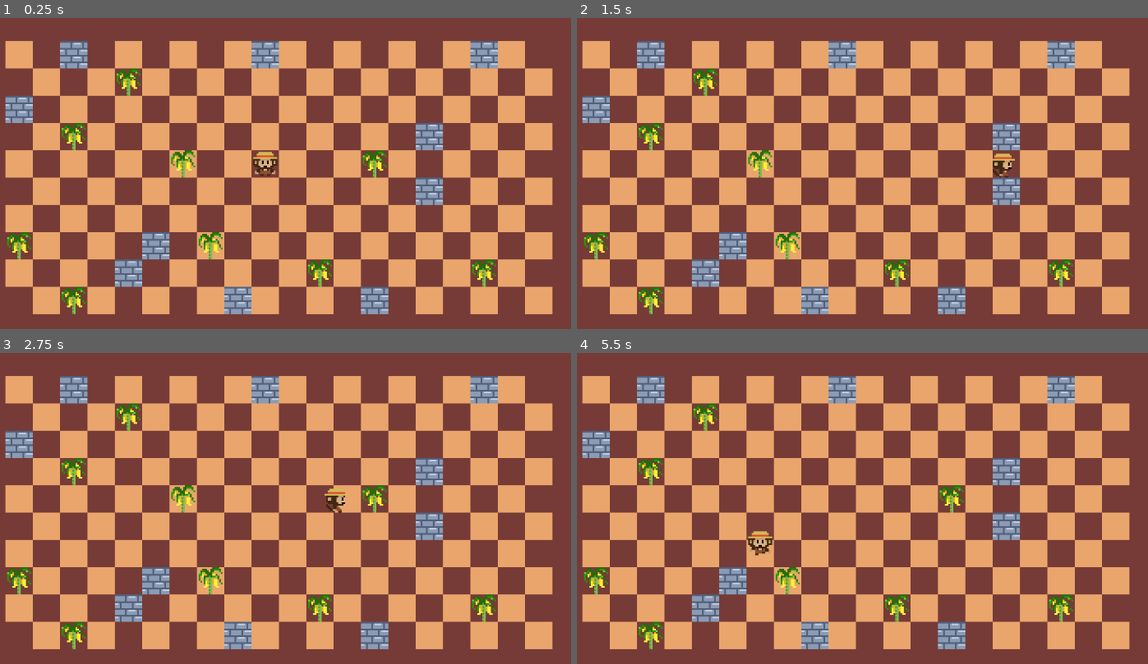
Above: before the commit, frames 1-4 (two rows, left to right).
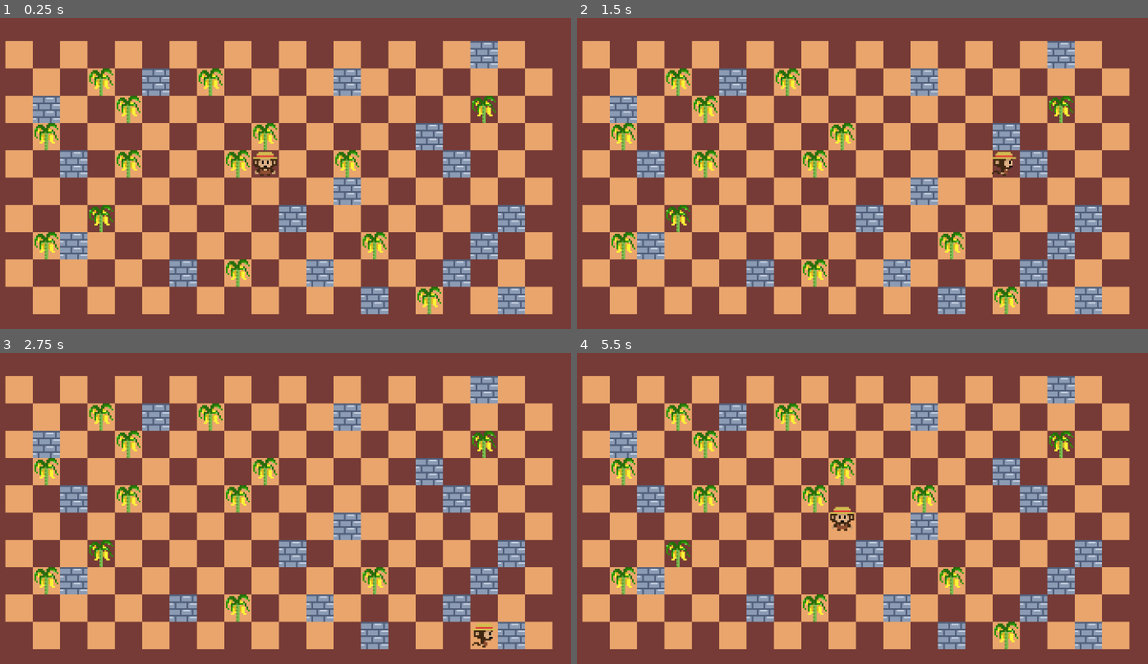
Above: after the commit, the same moments.

Repository: oneseedfruit/ludum-dare-52
Game: Godot game, scene res://game.tscn
Same seed, same stepped clock (60 frames per second), same inputs: the game is played once before the commit and once after it.
Inputs:
- Up to frame 1 (0.25 s): no input
- Up to frame 2 (1.5 s): tap Enter at 0.5 s; hold Right (right) 0.53-1.28 s; hold Down (down) from 1.28 s (still down)
- Up to frame 3 (2.75 s): release Down (down) at 2.03 s; hold Right (right) from 2.03 s (still down)
- Up to frame 4 (5.5 s): release Right (right) at 2.78 s; hold Up (up) 2.78-3.53 s; hold Left (left) 3.53-5.03 s; hold Down (down) from 5.03 s (still down)

The runs differ from the first frame. In frame 1, 13% of the frame differs, in the area x 0-92%, y 7-96%; in frame 2, 13%; in frame 3, 13%; in frame 4, 14%.

Commit message:
Update LevelManager.tscn

Diff:
--- a/managers/LevelManager.tscn
+++ b/managers/LevelManager.tscn
@@ -4,4 +4,4 @@
 
 [node name="LevelManager" type="Node"]
 script = ExtResource("1_6d6co")
-mStartLevel = 2
+mStartLevel = 3
